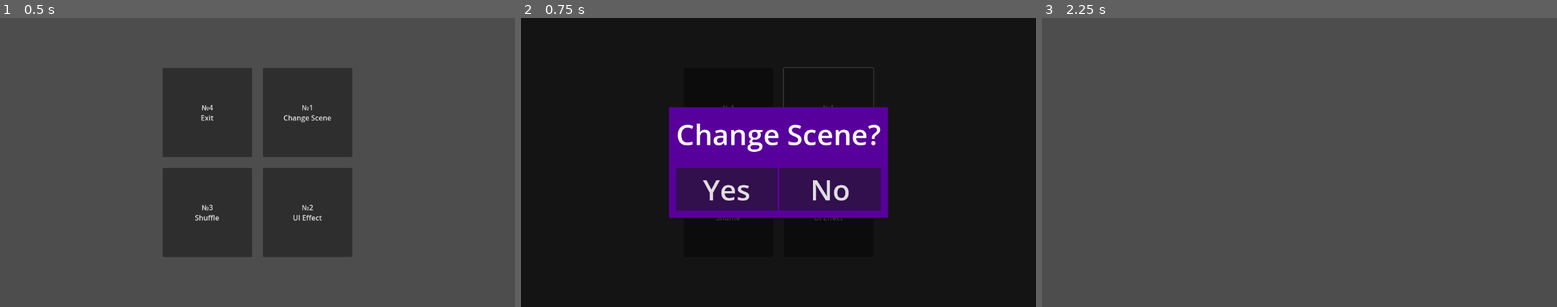
Above: before the commit, frames 1-3 (left to right).
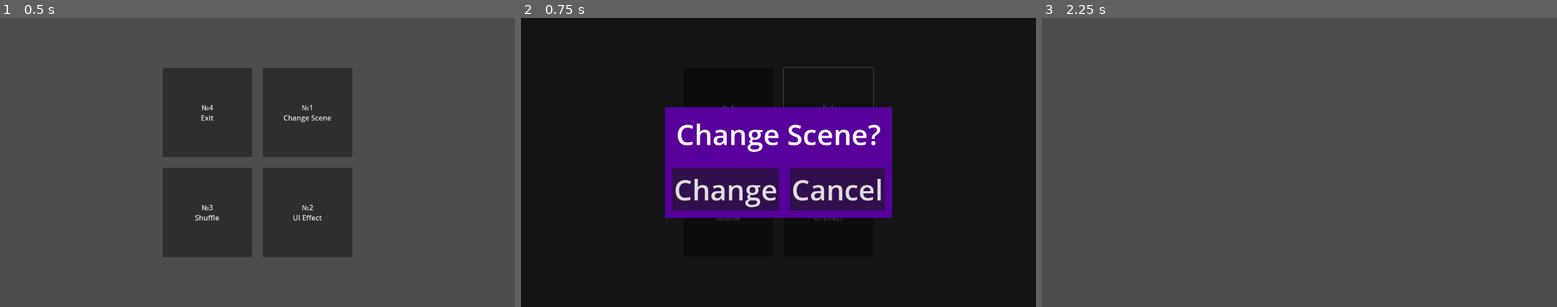
Above: after the commit, the same moments.

Repository: ash4rk/sphere-around-the-campfire
Game: Godot game, scene res://main.tscn
Same seed, same stepped clock (60 frames per second), same inputs: the game is played once before the commit and once after it.
Inputs:
- Up to frame 1 (0.5 s): no input
- Up to frame 2 (0.75 s): click "№1 Change Scene" at 0.5 s
- Up to frame 3 (2.25 s): click "№3 Shuffle" at 1.25 s; click "Yes" (after the commit: "Change") at 2 s

Frame 1 is identical in both runs. In frame 2, 2.5% of the frame differs, in the area x 27-73%, y 30-70%; in frame 3, nothing differs.

Commit message:
FIX: Dialog buttons text

Diff:
--- a/scenes/change_scene_button.gd
+++ b/scenes/change_scene_button.gd
@@ -6,6 +6,8 @@
 func _on_pressed():
 	var exit_instance: CustomDialog = DIALOG_SCENE.instantiate()
 	exit_instance.text = "Change Scene?"
+	exit_instance.yes_button_text = "Change"
+	exit_instance.no_button_text = "Cancel"
 	get_tree().root.add_child(exit_instance)
 	exit_instance.yes_button_pressed.connect(change_scene)
 
--- a/scenes/custom_dialog.gd
+++ b/scenes/custom_dialog.gd
@@ -4,11 +4,18 @@
 
 signal yes_button_pressed
 
-@export var text: String
+@export var text: String = "dialog_text"
+@export var yes_button_text: String = "yes_button_text"
+@export var no_button_text: String = "no_button_text"
+
 @onready var text_label: Label = $PanelContainer/VBoxContainer/TextLabel
+@onready var yes_button: Button = $PanelContainer/VBoxContainer/HBoxContainer/YesButton
+@onready var no_button: Button = $PanelContainer/VBoxContainer/HBoxContainer/NoButton
 
 func _ready():
 	text_label.text = text
+	yes_button.text = yes_button_text
+	no_button.text = no_button_text
 
 func _on_yes_button_pressed():
 	emit_signal("yes_button_pressed")
--- a/scenes/custom_dialog.tscn
+++ b/scenes/custom_dialog.tscn
@@ -48,6 +48,7 @@
 
 [node name="HBoxContainer" type="HBoxContainer" parent="PanelContainer/VBoxContainer"]
 layout_mode = 2
+theme_override_constants/separation = 24
 
 [node name="YesButton" type="Button" parent="PanelContainer/VBoxContainer/HBoxContainer"]
 custom_minimum_size = Vector2(128, 64)
--- a/scenes/exit_button.gd
+++ b/scenes/exit_button.gd
@@ -5,6 +5,8 @@
 func _on_pressed():
 	var exit_instance: CustomDialog = DIALOG_SCENE.instantiate()
 	exit_instance.text = "Exit?"
+	exit_instance.yes_button_text = "Yes"
+	exit_instance.no_button_text = "No"
 	get_tree().root.add_child(exit_instance)
 	exit_instance.yes_button_pressed.connect(quit)
 
